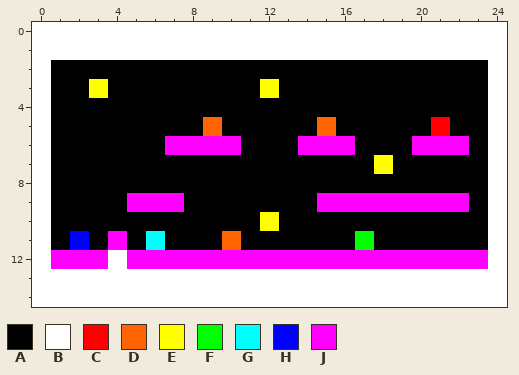
File history of a pixel-art sprite, dyrvania/resources/levels/level-01.png. Above: the version before the commit.
The file is 25x15 pixels.
Palette (. is transparent): A #000000  B #ffffff  C #ff0000  D #ff6400  E #ffff00  F #00ff00  G #00ffff  H #0000ff  J #ff00ff
Pixels before, first column x 0:
 0 BBBBBBBBBBBBBBBBBBBBBBBBB
 1 BBBBBBBBBBBBBBBBBBBBBBBBB
 2 BAAAAAAAAAAAAAAAAAAAAAAAB
 3 BAAEAAAAAAAAEAAAAAAAAAAAB
 4 BAAAAAAAAAAAAAAAAAAAAAAAB
 5 BAAAAAAAADAAAAADAAAAACAAB
 6 BAAAAAAJJJJAAAJJJAAAJJJAB
 7 BAAAAAAAAAAAAAAAAAEAAAAAB
 8 BAAAAAAAAAAAAAAAAAAAAAAAB
 9 BAAAAJJJAAAAAAAJJJJJJJJAB
10 BAAAAAAAAAAAEAAAAAAAAAAAB
11 BAHAJAGAAADAAAAAAFAAAAAAB
12 BJJJBJJJJJJJJJJJJJJJJJJJB
13 BBBBBBBBBBBBBBBBBBBBBBBBB
14 BBBBBBBBBBBBBBBBBBBBBBBBB
After:
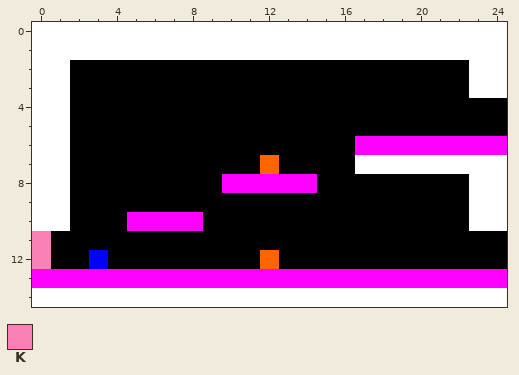
Colours new in this view: K #fa81b5
Edits made:
Colour B becomes colour A in rows 4 to 5 at x 24; in row 11 at x 24; in row 12 at x 4 and 24.
Colour C becomes colour A in row 5 at x 21.
Colour D becomes colour A in row 5 at x 9 and 15; in row 11 at x 10.
Colour E becomes colour A in row 3 at x 3 and 12; in row 10 at x 12.
Colour F becomes colour A in row 11 at x 17.
Colour G becomes colour A in row 11 at x 6.
Colour H becomes colour A in row 11 at x 2.
Colour J becomes colour A in row 6 at x 7 to 10 and 14 to 16; in row 9 at x 5 to 7 and 15 to 22; in row 11 at x 4; in row 12 at x 1 to 2, 5 to 11 and 13 to 23.
Colour A becomes colour B in rows 2 to 3 at x 1 and 23; in rows 4 to 6 at x 1; in row 7 at x 1, 17 and 19 to 23; in rows 8 to 10 at x 1 and 23.
Colour E becomes colour B in row 7 at x 18.
Colour A becomes colour D in row 7 at x 12.
Colour J becomes colour D in row 12 at x 12.
Colour J becomes colour H in row 12 at x 3.
Colour A becomes colour J in row 6 at x 17 to 19 and 23; in row 8 at x 10 to 14; in row 10 at x 5 to 8.
Colour B becomes colour J in row 6 at x 24; in row 13 at x 0 to 24.
Colour B becomes colour K in rows 11 to 12 at x 0.
